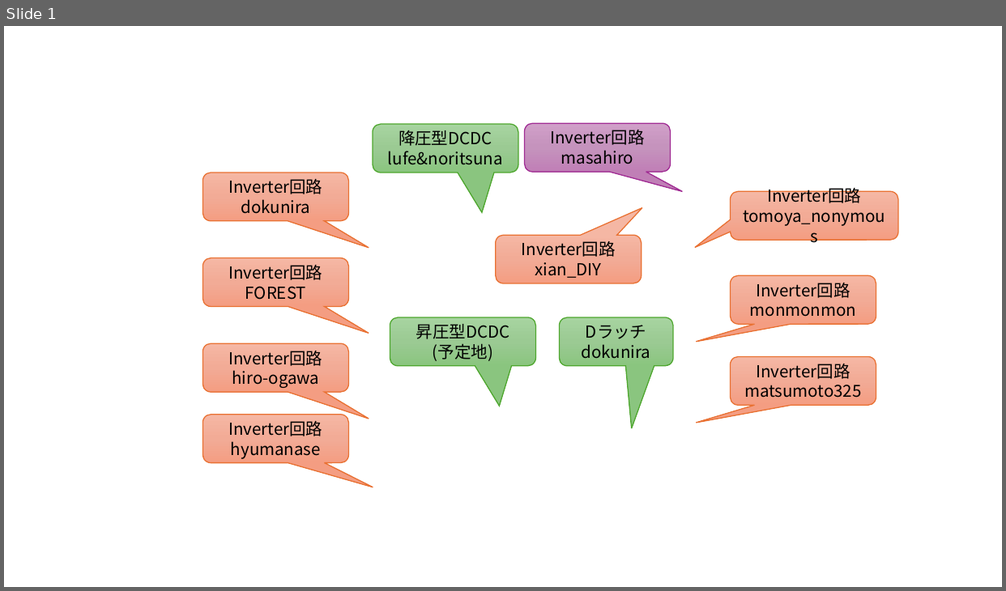
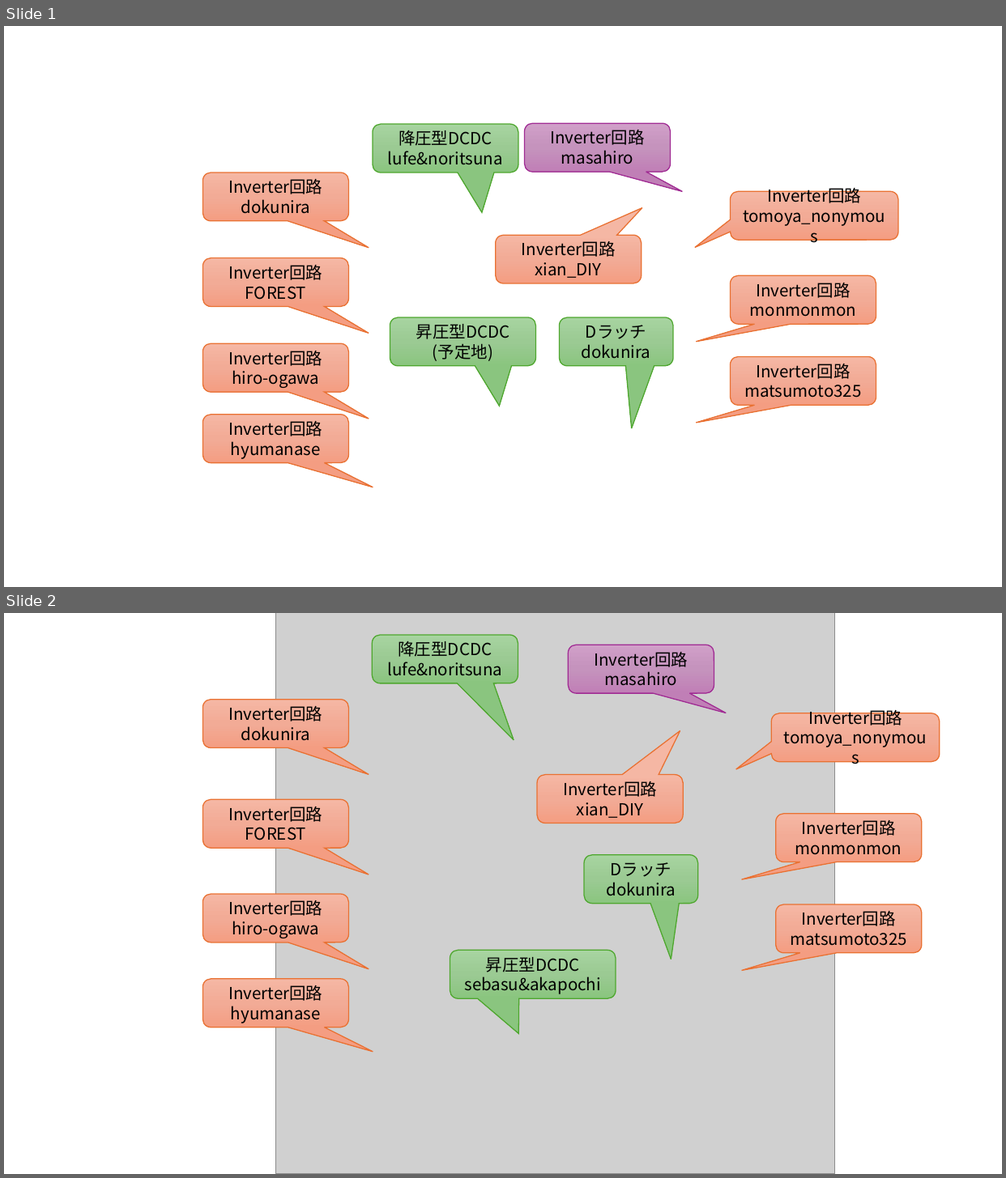
Before and after one commit to ishi-kai/ISHI-KAI_Multiple_Projects_OpenMPW_TR10-1, a slide deck: images/images.pptx. Shown one above the other, each under a label of ours: slide 1 before the commit, slides 1 and 2 after it. The pictures are 1006x591 and 1006x1178 pixels, drawn with LibreOffice and Linux fonts; fonts in the diff are those of the drawing; grey boxes stand for pictures; background and template pictures are left out. Boxes give left, top, right and bottom in pixels: in the first picture for what was removed or moved away, otherwise in the second. Text is boxed around its words. In the diff, an @@ line names an element or a change of style, - is before the commit and + after.

```diff
--- a/images/images.pptx
+++ b/images/images.pptx
@@ slide 2 added at <box>4,613,1002,1174</box>, background picture (left out) @@
@@ picture added at <box>275,613,835,1174</box> @@
@@ rounded speech box added at <box>373,635,518,683</box>, fill gradient #A8D5A0 to #9CCA94 to #8AC680, outline #4EA72E 1 pt, 16 pt, text #000000 @@
+降圧型DCDC
+lufe&noritsuna
@@ rounded speech box added at <box>569,645,714,694</box>, fill gradient #D0A0C8 to #C693BD to #C17FB6, outline #A02B93 1 pt, 16 pt, text #000000 @@
+Inverter回路
+masahiro
@@ rounded speech box added at <box>203,699,349,747</box>, fill gradient #F5B8A5 to #F2AB96 to #F59E82, outline #E97132 1 pt, 16 pt, text #000000 @@
+Inverter回路
+dokunira
@@ rounded speech box added at <box>771,713,940,762</box>, fill gradient #F5B8A5 to #F2AB96 to #F59E82, outline #E97132 1 pt, 16 pt, text #000000 @@
+Inverter回路
+tomoya_nonymous
@@ rounded speech box added at <box>537,775,683,824</box>, fill gradient #F5B8A5 to #F2AB96 to #F59E82, outline #E97132 1 pt, 16 pt, text #000000 @@
+Inverter回路
+xian_DIY
@@ rounded speech box added at <box>203,799,349,848</box>, fill gradient #F5B8A5 to #F2AB96 to #F59E82, outline #E97132 1 pt, 16 pt, text #000000 @@
+Inverter回路
+FOREST
@@ rounded speech box added at <box>776,814,922,862</box>, fill gradient #F5B8A5 to #F2AB96 to #F59E82, outline #E97132 1 pt, 16 pt, text #000000 @@
+Inverter回路
+monmonmon
@@ rounded speech box added at <box>584,855,698,904</box>, fill gradient #A8D5A0 to #9CCA94 to #8AC680, outline #4EA72E 1 pt, 16 pt, text #000000 @@
+Dラッチ
+dokunira
@@ rounded speech box added at <box>203,895,349,943</box>, fill gradient #F5B8A5 to #F2AB96 to #F59E82, outline #E97132 1 pt, 16 pt, text #000000 @@
+Inverter回路
+hiro-ogawa
@@ rounded speech box added at <box>776,905,922,954</box>, fill gradient #F5B8A5 to #F2AB96 to #F59E82, outline #E97132 1 pt, 16 pt, text #000000 @@
+Inverter回路
+matsumoto325
@@ rounded speech box added at <box>450,951,616,999</box>, fill gradient #A8D5A0 to #9CCA94 to #8AC680, outline #4EA72E 1 pt, 16 pt, text #000000 @@
+昇圧型DCDC
+sebasu&akapochi
@@ rounded speech box added at <box>203,979,349,1028</box>, fill gradient #F5B8A5 to #F2AB96 to #F59E82, outline #E97132 1 pt, 16 pt, text #000000 @@
+Inverter回路
+hyumanase
```
Also in this commit, not shown: 1 other slide added, 4 other files.
